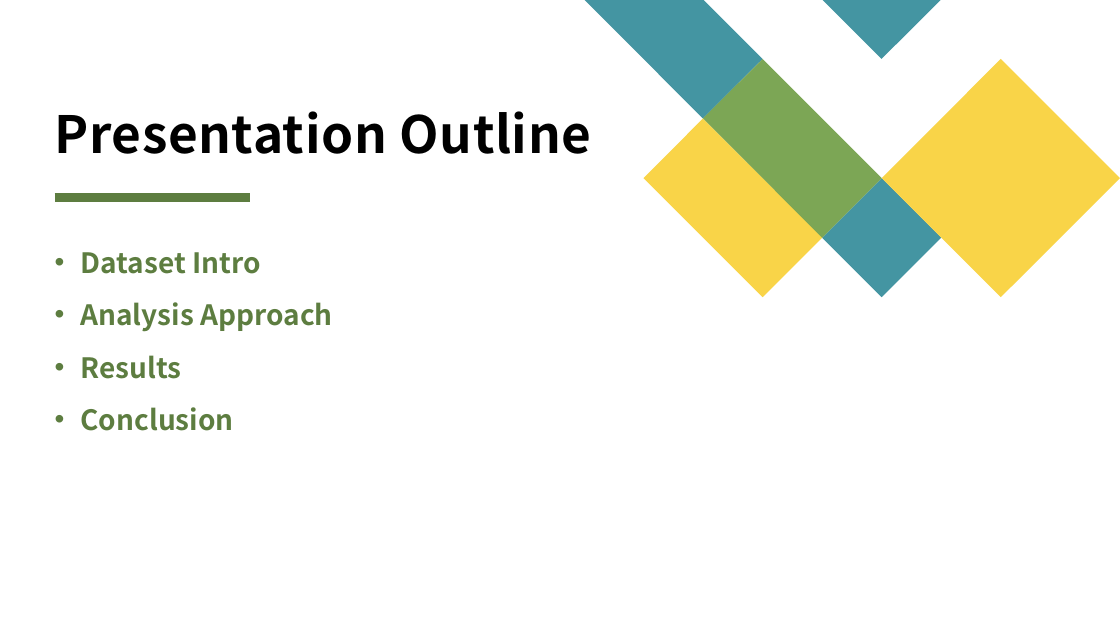
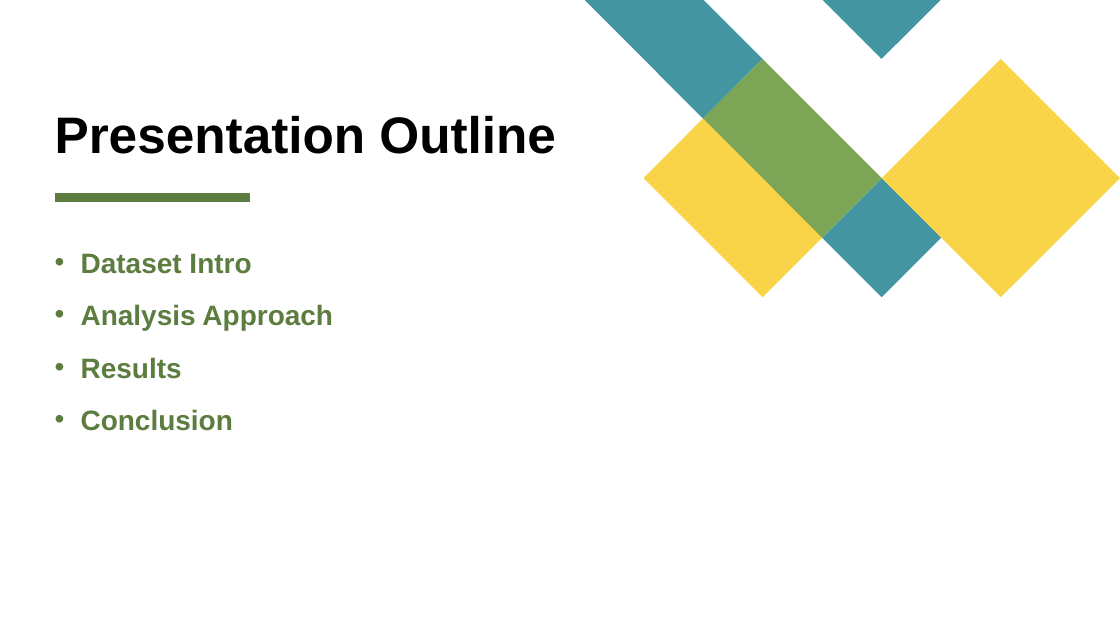
Before and after one commit to dcsweezy/Exploring-Linear-and-Ridge-Regression-with-Cross-Validation_-Group-11, a slide deck: slide 2 of presentation-slide.pptx. Drawn at 1120x630 pixels with LibreOffice and Linux fonts; fonts in the diff are those of the drawing. Boxes give left, top, right and bottom in pixels: in the first picture for what was removed or moved away, otherwise in the second. Text is boxed around its words. In the diff, an @@ line names an element or a change of style, - is before the commit and + after.

```diff
--- a/presentation-slide.pptx
+++ b/presentation-slide.pptx
@@ title "Presentation Outline" at [55, 115, 556, 154]: font Noto Sans CJK JP to Arial, letter spacing 0.5 to 0 pt @@
@@ text "Dataset Intro" at [81, 253, 333, 431]: font Noto Sans CJK JP to Arial, text colour #5D7D40 to #5D7C3F; less space between paragraphs @@
```
Also in this commit, not shown: 14 other slides changed.
